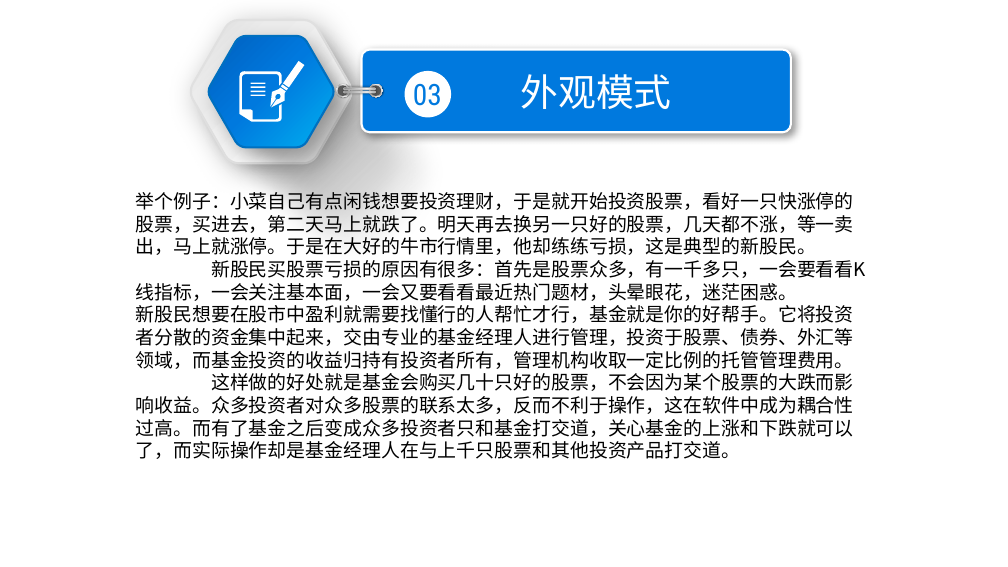
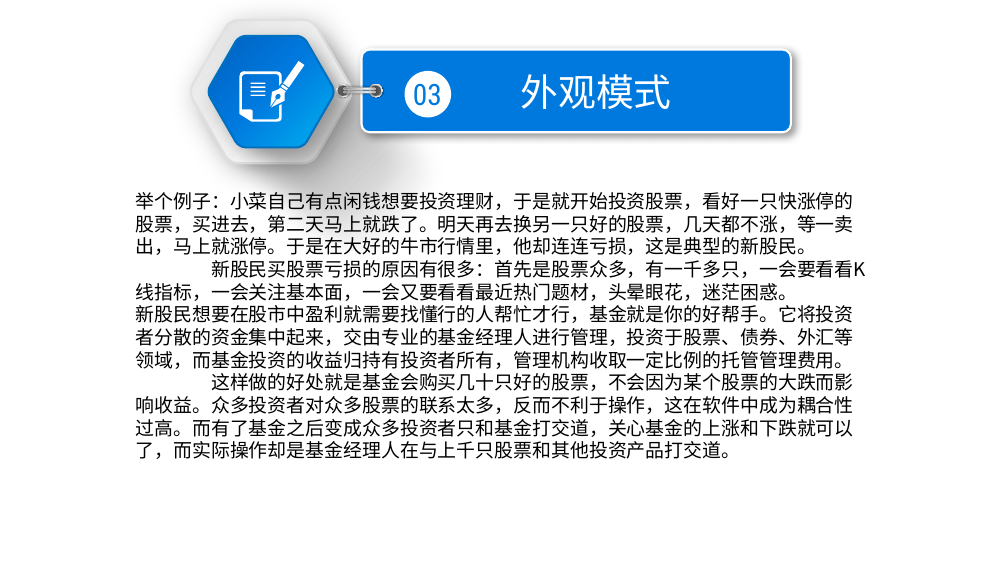
Before and after one commit to CYZZ/shejimoshi, a slide deck: slide 11 of 0329分享会资料/设计模式0328.pptx (slide 9 before the commit). Drawn at 1008x567 pixels with LibreOffice and Linux fonts; fonts in the diff are those of the drawing. Boxes give left, top, right and bottom in pixels: in the first picture for what was removed or moved away, otherwise in the second. Text is boxed around its words. In the diff, an @@ line names an element or a change of style, - is before the commit and + after.

```diff
--- a/0329分享会资料/设计模式0328.pptx
+++ b/0329分享会资料/设计模式0328.pptx
@@ text at (x1=136, y1=188, x2=854, y2=255): text changed @@
-举个例子：小菜自己有点闲钱想要投资理财，于是就开始投资股票，看好一只快涨停的股票，买进去，第二天马上就跌了。明天再去换另一只好的股票，几天都不涨，等一卖出，马上就涨停。于是在大好的牛市行情里，他却练练亏损，这是典型的新股民。
+举个例子：小菜自己有点闲钱想要投资理财，于是就开始投资股票，看好一只快涨停的股票，买进去，第二天马上就跌了。明天再去换另一只好的股票，几天都不涨，等一卖出，马上就涨停。于是在大好的牛市行情里，他却连连亏损，这是典型的新股民。
```
Also in this commit, not shown: 5 other slides changed, 4 slides added, 21 other files.
